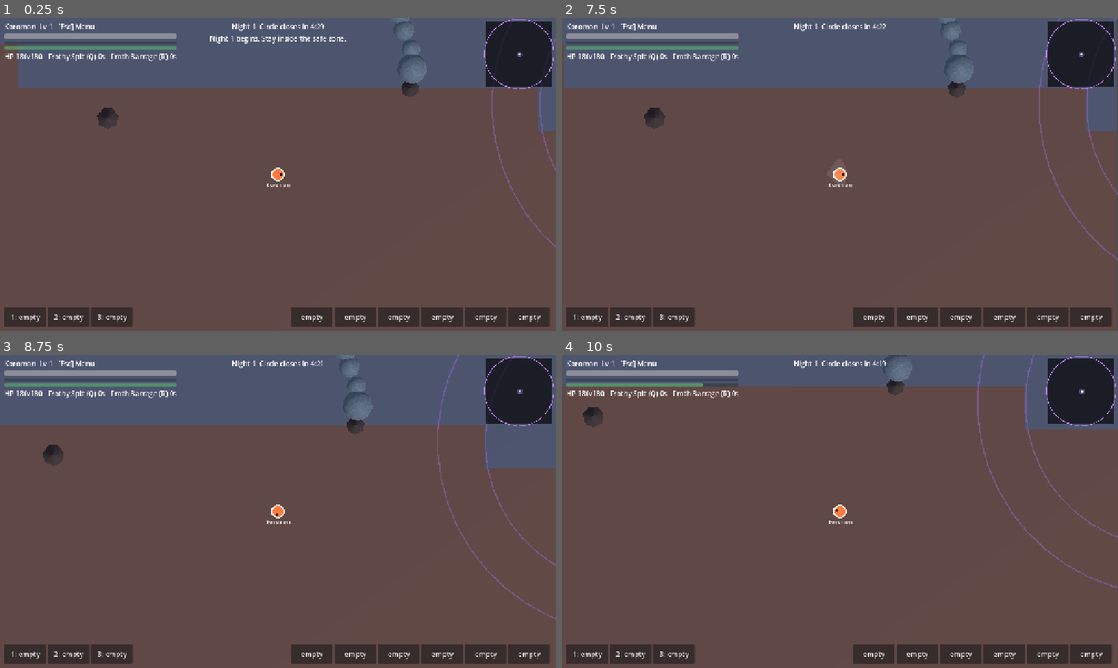
Above: before the commit, frames 1-4 (two rows, left to right).
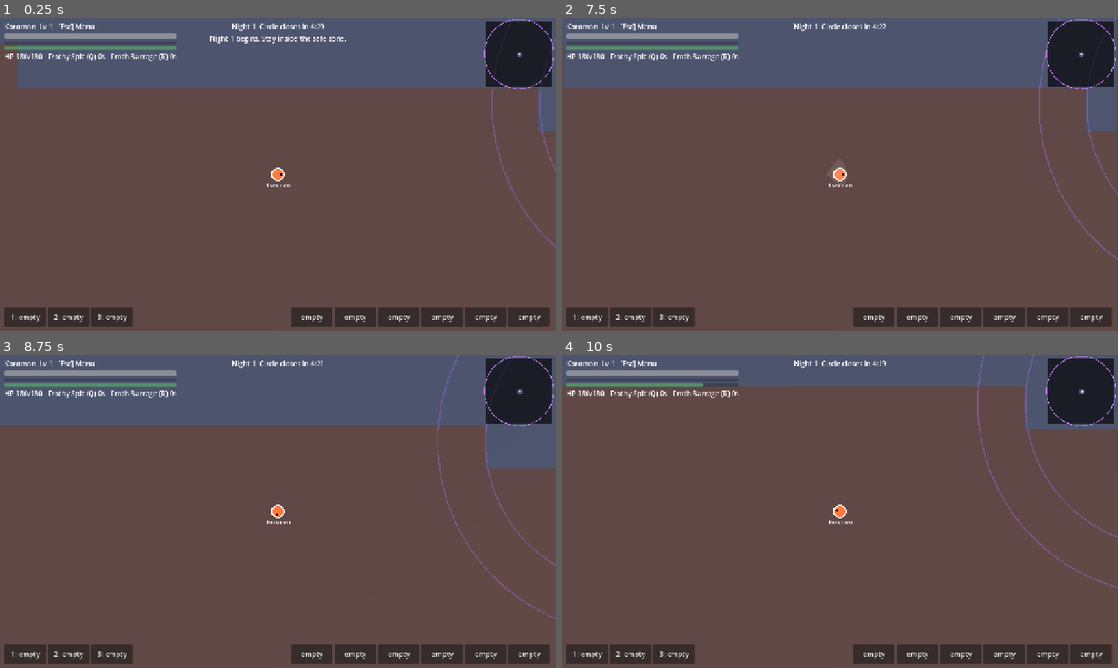
Above: after the commit, the same moments.

Repository: balaxguns/Digirogue-Coop
Game: Godot game, scene res://bugfixes-menu-down-update/scenes/run.tscn
Same seed, same stepped clock (60 frames per second), same inputs: the game is played once before the commit and once after it. This scene is started directly instead of the project's main scene.
Inputs (mouse positions are in pixels of both pictures, inside the frame that each line leads up to):
- Up to frame 1 (0.25 s): no input
- Up to frame 2 (7.5 s): click "1: empty" at 0.5 s; click "2: empty" at 1.25 s; click "3: empty" at 2 s; click "empty" at 2.75 s; click "empty" at 3.5 s; click "empty" at 4.25 s; click "empty" at 5 s; click "empty" at 5.75 s; click "empty" at 6.5 s; tap Enter at 7.25 s; move the mouse to (962, 158) at 7.27 s; press the mouse at (962, 158) at 7.28 s; hold D (move_right) from 7.28 s (still down)
- Up to frame 3 (8.75 s): release D (move_right) at 8 s; release the mouse at (400, 495) at 8 s; drag from (166, 527) to (250, 574) at 8.02 s
- Up to frame 4 (10 s): tap Space (dodge) at 8.75, 8.85 s; move the mouse to (895, 442) at 8.77 s; hold D (move_right) 8.78-9.5 s; drag from (812, 574) to (673, 464) at 9.52 s

The runs differ from the first frame. In frame 1, 0.5% of the frame differs, in the area x 17-77%, y 0-36%; in frame 2, 0.5%; in frame 3, 0.5%; in frame 4, 0.4%.
Error after the commit: Invalid call to function 'populate (via call)' in base 'Node3D (digital_props.gd)'. Expected 3 argument(s). (res://scripts/expedition_terrain.gd:122)

Commit message:
Add thousands of biome-aware ground details across the full expedition map

Diff:
--- a/scripts/digital_props.gd
+++ b/scripts/digital_props.gd
@@ -135,7 +135,46 @@
 			_add("sphere", Color("#ff6734"), pos + Vector3(0, height * 1.25, 0), Vector3(height * 0.3, 1.2, height * 0.3), 0, 3, true)
 			_add("box", Color("#d95131"), pos + Vector3(6, 0.35, 0), Vector3(3.5, 0.7, 17), rot, 3, true)
 
-func populate(landmarks: Array, obstacles: Array) -> void:
+func _ground_detail(b: int, point: Vector2, seed: int) -> void:
+	var pos := _p(point)
+	var rot := float(seed % 628) * 0.01
+	var size := 0.8 + float(seed % 9) * 0.12
+	match b:
+		0:
+			_add("cone", Color("#31593b"), pos + Vector3(0, 2, 0), Vector3(5 * size, 4, 5 * size), rot, 1)
+			_add("sphere", Color("#456a46"), pos + Vector3(5, 1, 2), Vector3(7, 2, 5), rot, 1)
+			if seed % 5 == 0:
+				_add("sphere", Color("#5de5b0"), pos + Vector3(-5, 1, 3), Vector3(3, 2, 3), 0, 3, true)
+		1:
+			_add("sphere", Color("#e0f0f7"), pos + Vector3(0, 0.4, 0), Vector3(13 * size, 2, 10 * size), rot, 1)
+			if seed % 3 == 0:
+				_add("cone", Color("#a4d7ed"), pos + Vector3(4, 4, 2), Vector3(4, 8, 4), rot, 3)
+		2:
+			_add("cone", Color("#aa9155"), pos + Vector3(0, 2, 0), Vector3(4 * size, 4, 4 * size), rot, 1)
+			if seed % 4 == 0:
+				_add("sphere", Color("#92794d"), pos + Vector3(5, 1, 2), Vector3(7, 2, 5), rot, 1)
+			if seed % 11 == 0:
+				_add("cylinder", Color("#548260"), pos + Vector3(-5, 4, 0), Vector3(3, 8, 3), rot, 1)
+		3:
+			_add("box", Color("#46566a"), pos + Vector3(0, 0.3, 0), Vector3(9 * size, 0.6, 7 * size), rot, 3)
+			if seed % 4 == 0:
+				_add("box", Color("#847667"), pos + Vector3(5, 1, 1), Vector3(6, 2, 3), rot, 1)
+			if seed % 11 == 0:
+				_add("box", Color("#42c6e6"), pos + Vector3(-4, 2, 1), Vector3(4, 4, 1), rot, 3, true)
+		4:
+			_add("sphere", Color("#2b655e"), pos + Vector3(0, 0.2, 0), Vector3(13 * size, 0.4, 9 * size), rot, 1)
+			for j in 3:
+				_add("cone", Color("#69866c"), pos + Vector3(float(j - 1) * 3, 3, 0), Vector3(2, 6, 2), rot, 1)
+			if seed % 7 == 0:
+				_add("sphere", Color("#52bda6"), pos + Vector3(5, 0.4, 2), Vector3(6, 0.8, 5), rot, 3, true)
+		5:
+			_add("sphere", Color("#55464a"), pos + Vector3(0, 0.6, 0), Vector3(11 * size, 1.5, 8 * size), rot, 1)
+			if seed % 3 == 0:
+				_add("cone", Color("#302d34"), pos + Vector3(5, 3, 0), Vector3(5, 6, 5), rot, 1)
+			if seed % 9 == 0:
+				_add("box", Color("#e65c34"), pos + Vector3(-4, 0.3, 2), Vector3(7, 0.6, 2), rot, 3, true)
+
+func populate(landmarks: Array, obstacles: Array, biomes: PackedByteArray) -> void:
 	for child in get_children():
 		remove_child(child)
 		child.queue_free()
@@ -143,9 +182,9 @@
 	lights.clear()
 	for area in landmarks:
 		var biome: int = int(area.b)
-		for i in 28:
+		for i in 125:
 			var angle: float = float(i) * 2.399963
-			var distance: float = 500.0 + float((i * 193 + biome * 61) % 800)
+			var distance: float = 380.0 + float((i * 193 + biome * 61) % 1200)
 			var point: Vector2 = area.pos + Vector2.from_angle(angle) * distance
 			point = point.clamp(Vector2(100, 100), Vector2(8900, 8900))
 			_place(biome, point, i)
@@ -161,6 +200,27 @@
 		light.light_energy = 0.5
 		add_child(light)
 		lights.append(light)
+	# Dense, evenly distributed biome vegetation and ground clutter across the entire map.
+	var rng := RandomNumberGenerator.new()
+	rng.seed = 614827
+	for gy in 45:
+		for gx in 45:
+			var point := Vector2((float(gx) + 0.2 + rng.randf() * 0.6) * 200.0, (float(gy) + 0.2 + rng.randf() * 0.6) * 200.0)
+			var blocked := false
+			for area in landmarks:
+				if point.distance_squared_to(area.pos) < 320.0 * 320.0:
+					blocked = true
+					break
+			if blocked:
+				continue
+			var bx: int = clampi(int(point.x / 100.0), 0, 89)
+			var by: int = clampi(int(point.y / 100.0), 0, 89)
+			var biome: int = int(biomes[by * 90 + bx])
+			var seed: int = gy * 1009 + gx * 83 + biome * 31
+			_ground_detail(biome, point, seed)
+			if seed % 4 != 0:
+				var second := point + Vector2(rng.randf_range(-65, 65), rng.randf_range(-65, 65))
+				_ground_detail(biome, second, seed + 7)
 	# Rock obstacles use the gameplay's real collision positions, so no decorative
 	# boulder can imply an impassable wall where none exists.
 	for obstacle in obstacles:
